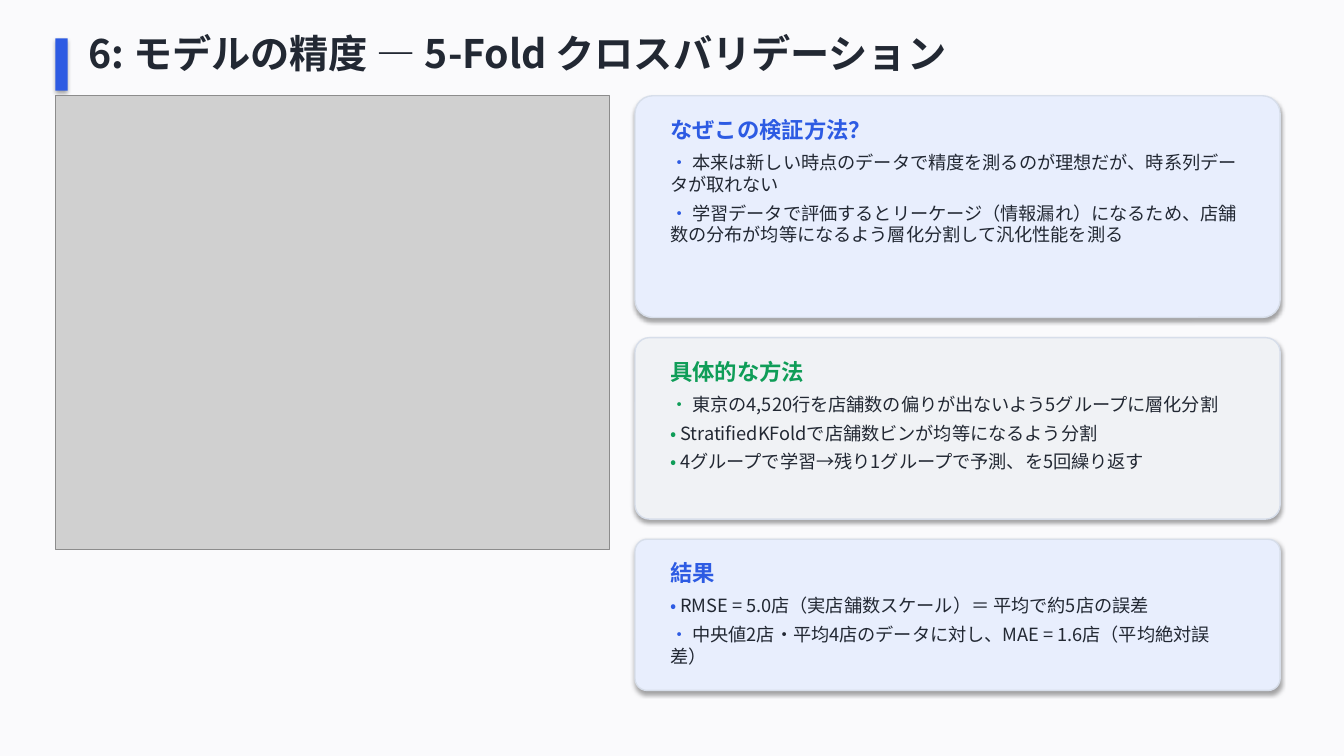
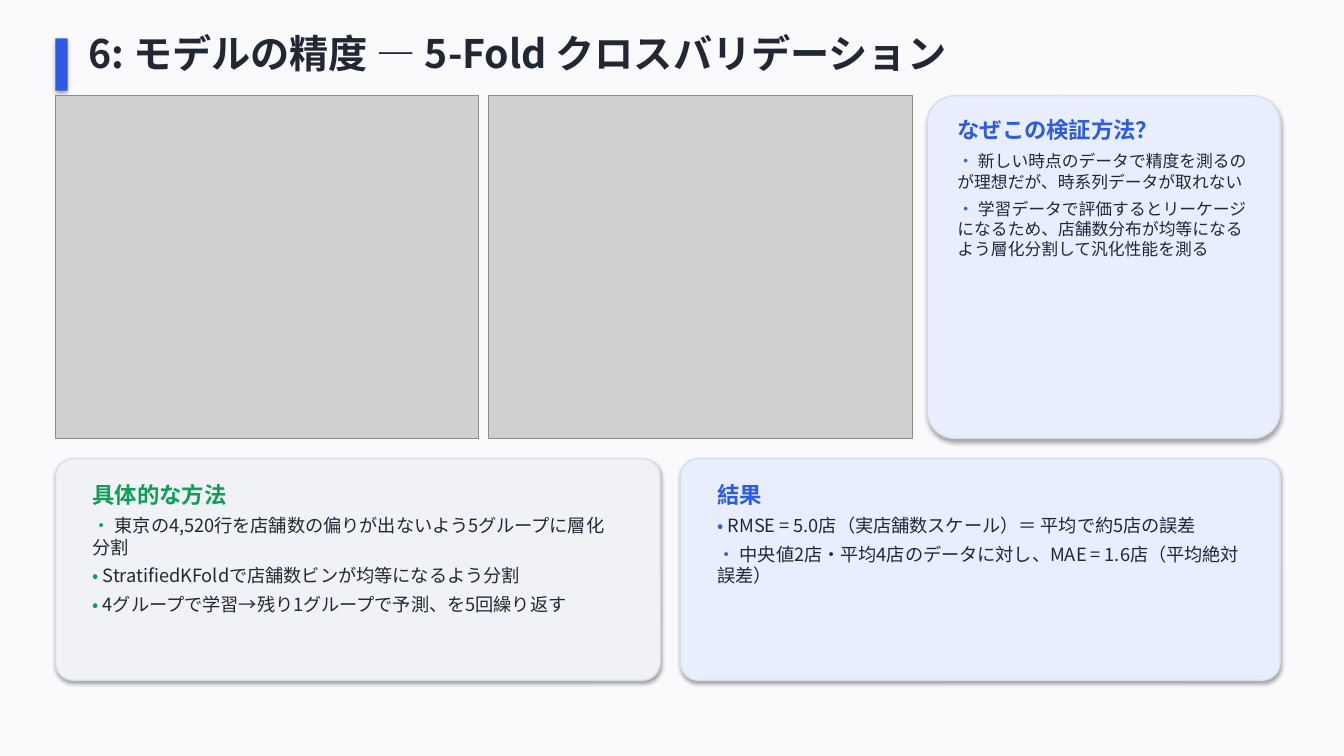
Before and after one commit to HisafumiTakahashi/market_gap_finder, a slide deck: slide 9 of docs/market_gap_finder_presentation.pptx. Drawn at 1344x756 pixels with LibreOffice and Linux fonts; fonts in the diff are those of the drawing; grey boxes stand for pictures. Boxes give left, top, right and bottom in pixels: in the first picture for what was removed or moved away, otherwise in the second. Text is boxed around its words. In the diff, an @@ line names an element or a change of style, - is before the commit and + after.

```diff
--- a/docs/market_gap_finder_presentation.pptx
+++ b/docs/market_gap_finder_presentation.pptx
@@ picture: place and size @@
-picture at (55,96,610,549)
+picture at (55,96,479,439)
@@ picture added at (489,96,912,439) @@
@@ rounded rectangle: place and size @@
-rounded rectangle at (635,96,1280,318)
+rounded rectangle at (928,96,1280,439)
@@ text "なぜこの検証方法？": place and size @@
-text "なぜこの検証方法？" at (670,119,871,140)
+text "なぜこの検証方法？" at (957,119,1158,140)
@@ text at (957,153,1247,257): text changed; size 13 to 12 pt @@
-• 本来は新しい時点のデータで精度を測るのが理想だが、時系列データが取れない
-• 学習データで評価するとリーケージ（情報漏れ）になるため、店舗数の分布が均等になるよう層化分割して汎化性能を測る
+• 新しい時点のデータで精度を測るのが理想だが、時系列データが取れない
+• 学習データで評価するとリーケージになるため、店舗数分布が均等になるよう層化分割して汎化性能を測る
@@ rounded rectangle: place and size @@
-rounded rectangle at (635,338,1280,519)
+rounded rectangle at (55,459,660,681)
@@ text "具体的な方法": place and size @@
-text "具体的な方法" at (670,361,804,382)
+text "具体的な方法" at (93,484,227,505)
@@ rounded rectangle: place and size @@
-rounded rectangle at (635,539,1280,691)
+rounded rectangle at (681,459,1280,681)
@@ text "結果": place and size @@
-text "結果" at (670,562,715,583)
+text "結果" at (718,484,763,505)
@@ text "• 東京の4,520行を店舗数の偏りが出ないよう5グループに層化分割" rewrapped from (680,395,1218,470) to (103,516,605,613) @@
@@ text "• RMSE = 5.0店（実店舗数スケール）＝ 平均で約5店の誤差" rewrapped from (670,596,1210,665) to (718,516,1239,584) @@
```
Also in this commit, not shown: 3 other files.
